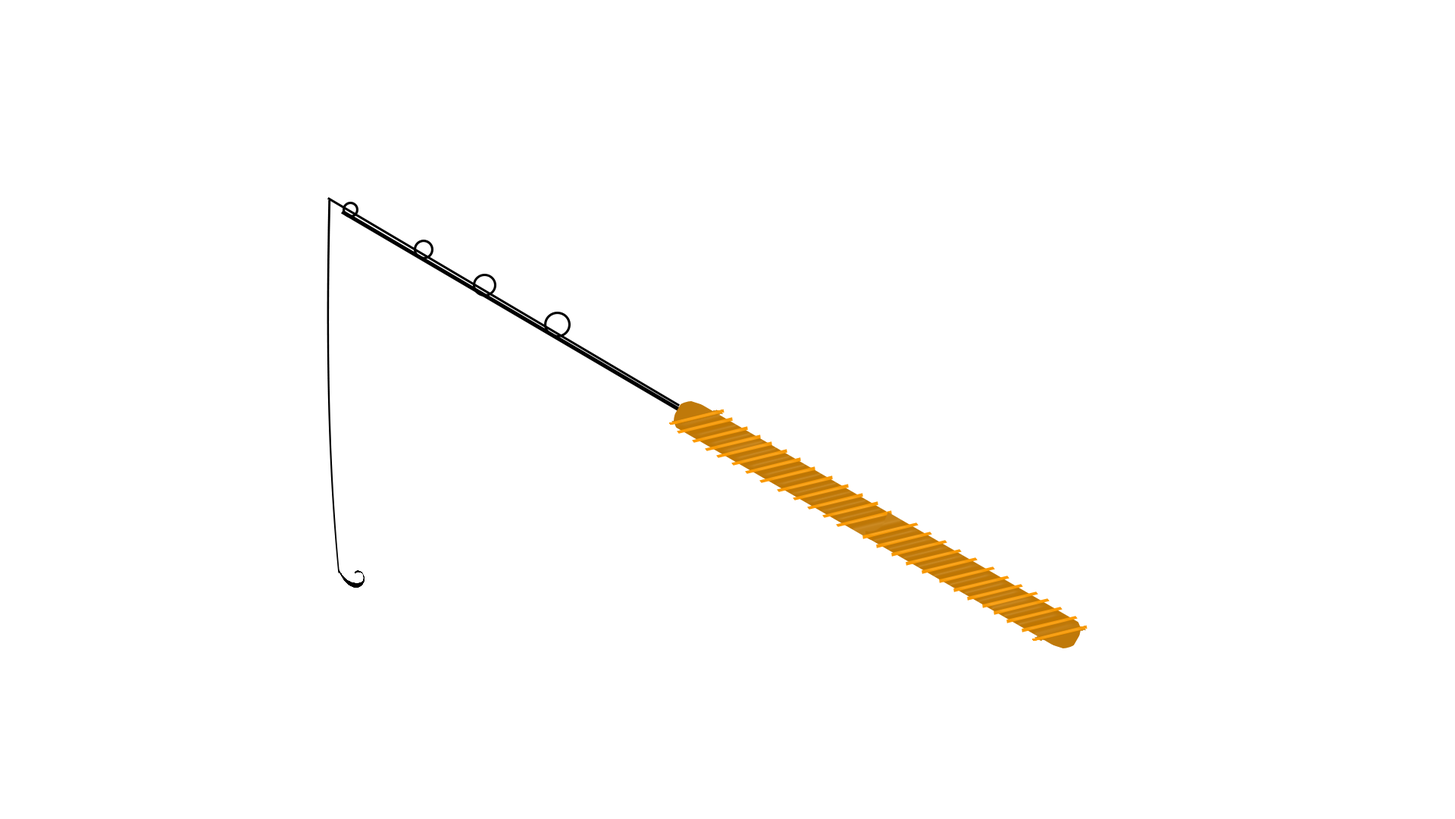
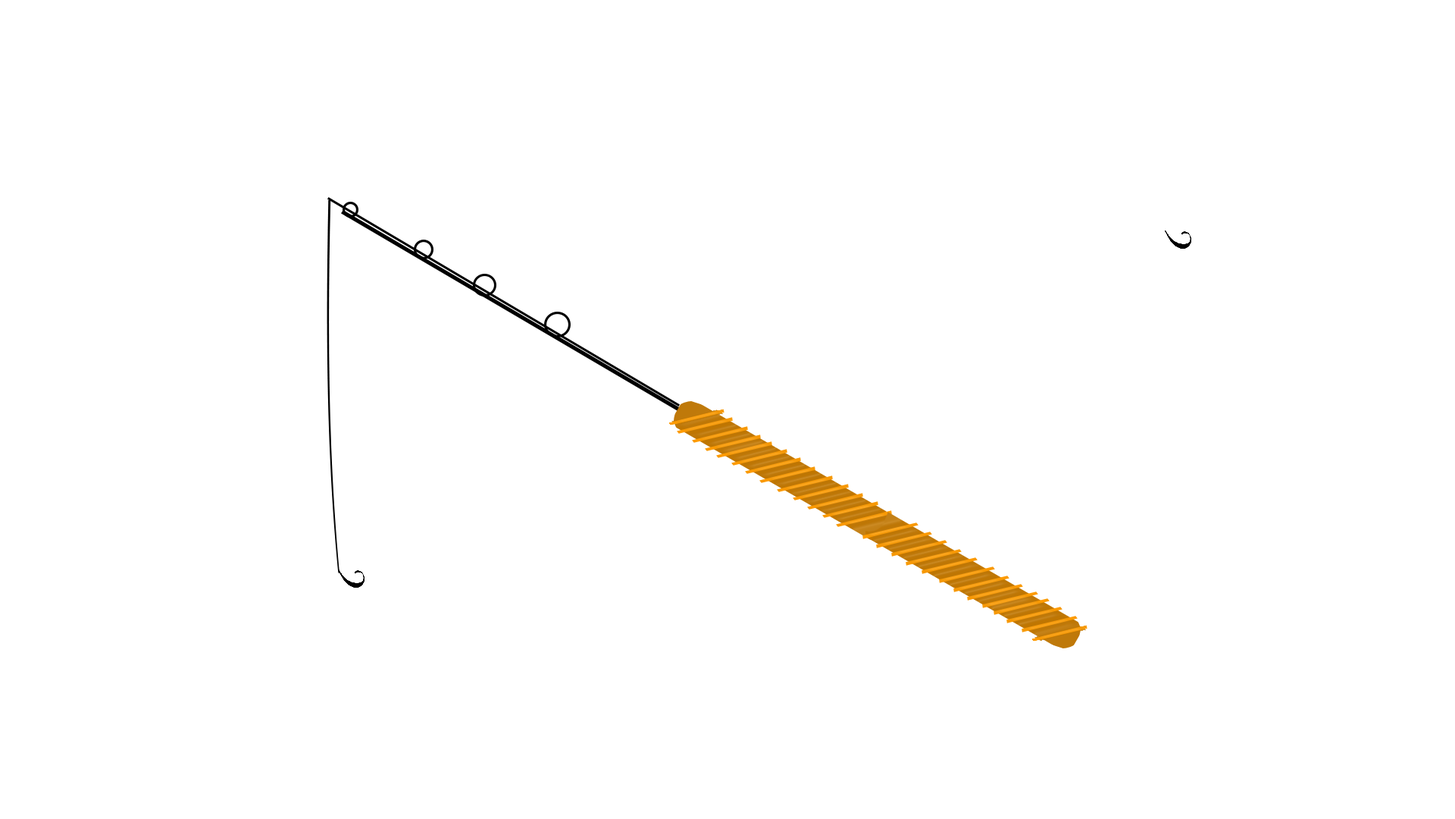
Two versions of the same layered image (1455×819). Layer-by-layer changes:
renamed "Background" to "Layer 1 copy", moved it above "Layer 1", painted on it over [568, 230, 1192, 332]
